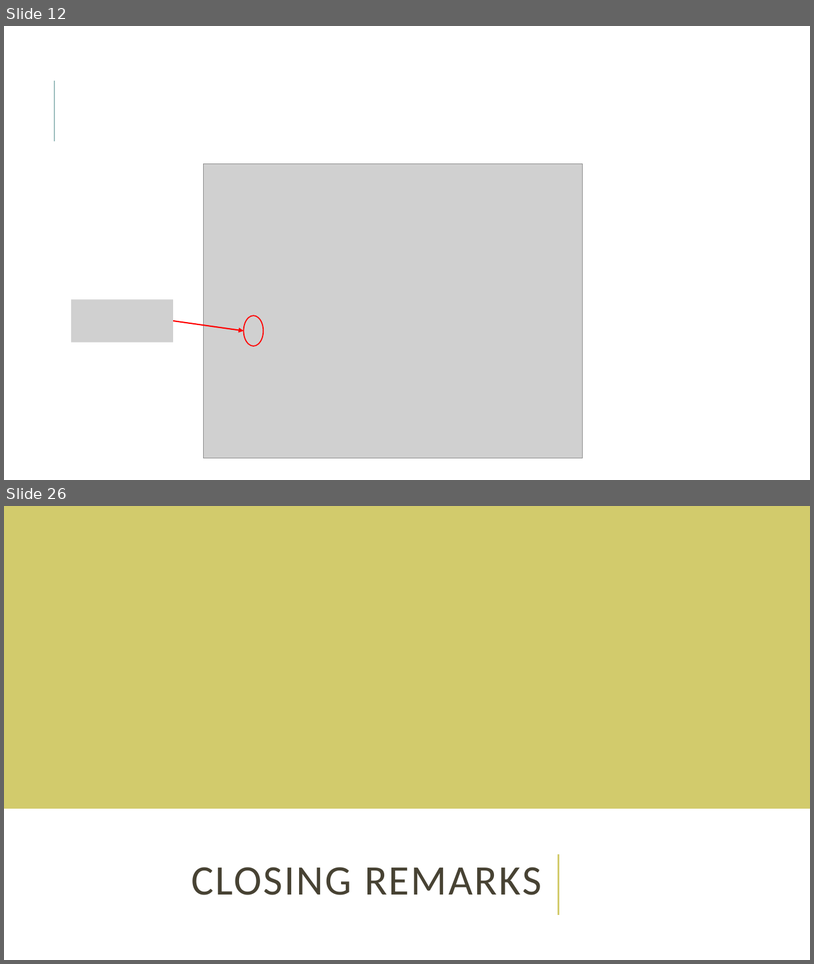
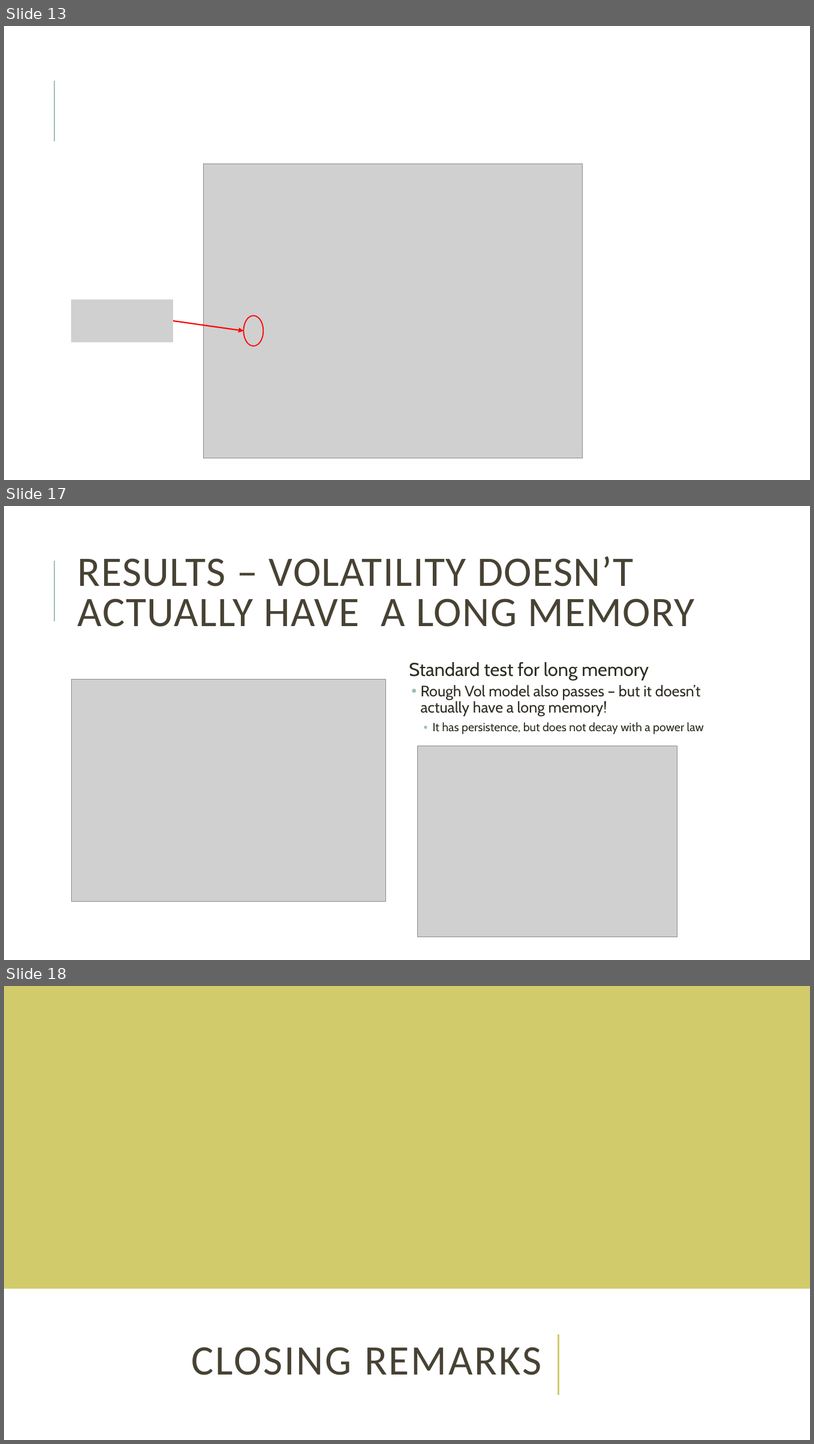
Before and after one commit to ef4s/RoughVol, a slide deck: Volatility Is Rough.pptx. Shown one above the other, each under a label of ours: slides 12 and 26 before the commit, slides 13, 17 and 18 after it; the slides between them are not shown. The pictures are 814x964 and 814x1444 pixels, drawn with LibreOffice and Linux fonts; fonts in the diff are those of the drawing; grey boxes stand for pictures. Boxes give left, top, right and bottom in pixels: in the first picture for what was removed or moved away, otherwise in the second. Text is boxed around its words. In the diff, an @@ line names an element or a change of style, - is before the commit and + after.

```diff
--- a/Volatility Is Rough.pptx
+++ b/Volatility Is Rough.pptx
@@ slide 17 added at (4,506,810,960), background #FFFFFF; not listed: 1 template element that a slide beside it also shows @@
@@ title added at (78,556,695,627), 50 pt, text #474233 @@
+RESULTS – VOLATILITY DOESN’T ACTUALLY HAVE A LONG MEMORY
@@ text added at (409,662,704,734), 18 pt, text #2E2B21 @@
+  Standard test for long memory
+  • Rough Vol model also passes – but it doesn’t actually have a long memory!
+    • It has persistence, but does not decay with a power law
@@ picture added at (72,679,386,901) @@
@@ picture added at (418,746,678,937) @@
@@ what was slide 12 is now slide 13 @@
@@ what was slide 26 is now slide 18 @@
```
Also in this commit, not shown: 8 slides changed, 4 other slides added, 14 slides removed, 7 other files.
